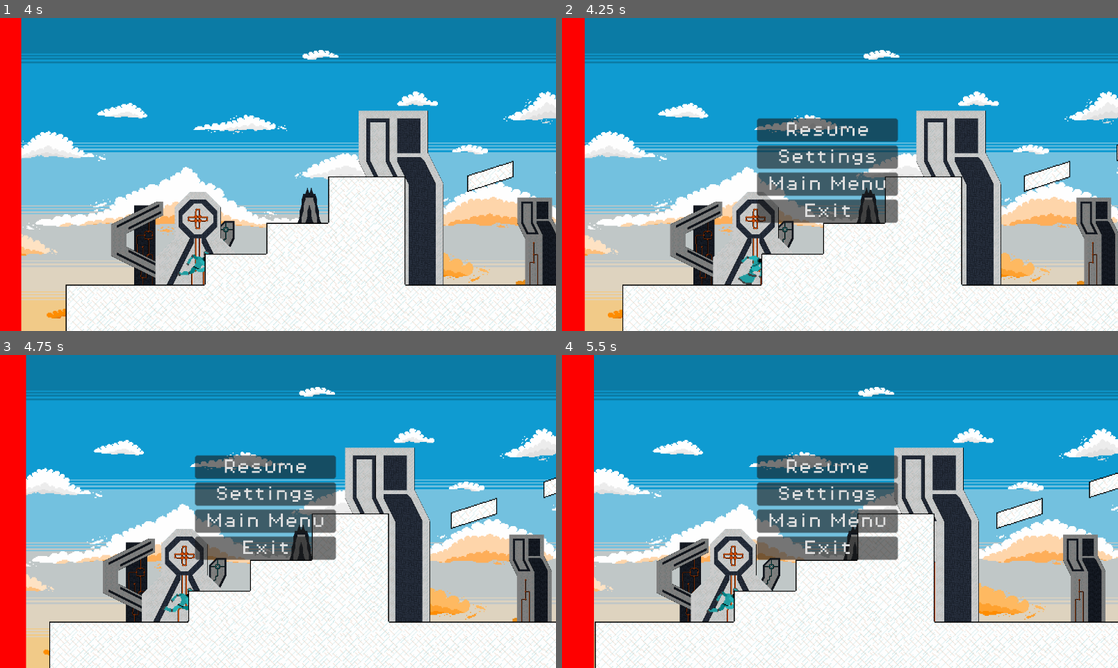
Above: before the commit, frames 1-4 (two rows, left to right).
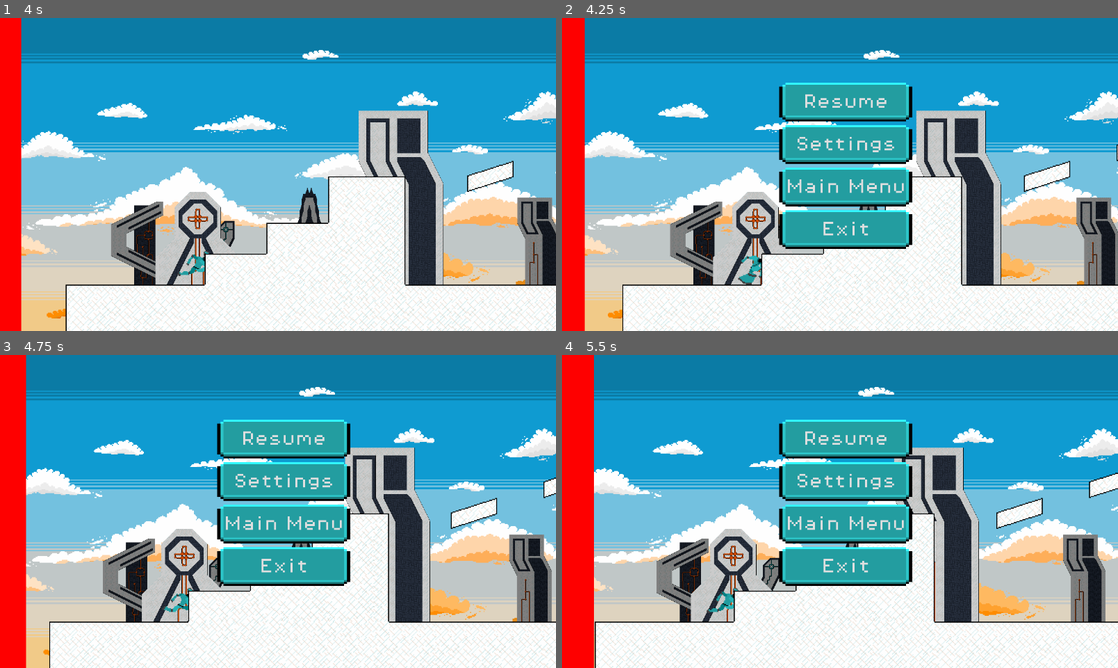
Above: after the commit, the same moments.

Repository: sublollipp/resonant_runners
Game: Godot game, scene res://Scenes/main_level_scene.tscn
Two runs of this game, one before a commit and one after it. Both use one fixed random seed, a clock stepped at 60 frames per second and the inputs below. This scene is started directly instead of the project's main scene.
Inputs:
- Up to frame 1 (4 s): tap Enter at 0.5 s; hold Right (2Right) 0.53-1.28 s; tap Down (2Crouch) at 0.6, 2.1, 3.6 s; tap Up (2Jump) at 0.77, 1.52, 3.02, 3.77 s; hold Left (2Left) 1.28-2.03 s; tap S (Crouch) at 1.35, 2.85 s; hold Right (2Right) 2.03-3.53 s; hold Left (2Left) from 3.53 s (still down)
- Up to frame 2 (4.25 s): keep holding Left (2Left); tap Q (Pause) at 4.15 s
- Up to frame 3 (4.75 s): keep holding Left (2Left); tap S (Crouch) at 4.35 s; tap Up (2Jump) at 4.52 s
- Up to frame 4 (5.5 s): keep holding Left (2Left); tap Escape at 4.9 s; tap Down (2Crouch) at 5.1 s

Frame 1 is identical in both runs. In frame 2, 14% of the frame differs, in the area x 35-63%, y 20-74%; in frame 3, 14%; in frame 4, 14%.
Error in both runs: Out of bounds get index '0' (on base: 'Array') (res://Scripts/gamescript.gd:15)

Commit message:
Pause og gameover UI

Diff:
--- a/Scenes/UI/Pause.tscn
+++ b/Scenes/UI/Pause.tscn
@@ -1,8 +1,9 @@
-[gd_scene load_steps=4 format=3 uid="uid://c4x7c8bu8xq2r"]
+[gd_scene load_steps=5 format=3 uid="uid://c4x7c8bu8xq2r"]
 
 [ext_resource type="FontFile" uid="uid://3e2nchtdogv" path="res://Assets/Fonts/PixelOperator8.ttf" id="1_0xgfl"]
 [ext_resource type="Script" uid="uid://861q68sjt3dr" path="res://Scripts/UI/pauseMenu.gd" id="1_l3r2d"]
 [ext_resource type="PackedScene" uid="uid://cgc3v7im766n3" path="res://Scenes/UI/settings.tscn" id="2_o5qyj"]
+[ext_resource type="Theme" uid="uid://d2cj50r0jvmm1" path="res://NormalButton.tres" id="3_lw4m2"]
 
 [node name="CanvasLayer" type="CanvasLayer"]
 scale = Vector2(2, 2)
@@ -18,10 +19,10 @@
 anchors_preset = 15
 anchor_right = 1.0
 anchor_bottom = 1.0
-offset_left = 115.0
-offset_top = 46.5
-offset_right = 115.0
-offset_bottom = 46.5
+offset_left = 129.0
+offset_top = 10.0
+offset_right = 129.0
+offset_bottom = 10.0
 grow_horizontal = 2
 grow_vertical = 2
 size_flags_horizontal = 4
@@ -29,33 +30,45 @@
 
 [node name="MarginContainer" type="MarginContainer" parent="Control"]
 layout_mode = 0
-offset_left = 86.5
+offset_left = 96.0
 offset_top = 57.0
-offset_right = 232.5
-offset_bottom = 137.0
+offset_right = 234.0
+offset_bottom = 155.0
 pivot_offset = Vector2(75, 39)
 
 [node name="VBoxContainer" type="VBoxContainer" parent="Control/MarginContainer"]
 layout_mode = 2
 
 [node name="ResumeButton" type="Button" parent="Control/MarginContainer/VBoxContainer"]
+custom_minimum_size = Vector2(0, 40)
 layout_mode = 2
+theme = ExtResource("3_lw4m2")
 theme_override_fonts/font = ExtResource("1_0xgfl")
+theme_override_font_sizes/font_size = 16
 text = "Resume"
 
 [node name="SettingsButton" type="Button" parent="Control/MarginContainer/VBoxContainer"]
+custom_minimum_size = Vector2(0, 40)
 layout_mode = 2
+theme = ExtResource("3_lw4m2")
 theme_override_fonts/font = ExtResource("1_0xgfl")
+theme_override_font_sizes/font_size = 16
 text = "Settings"
 
 [node name="MainButton" type="Button" parent="Control/MarginContainer/VBoxContainer"]
+custom_minimum_size = Vector2(0, 40)
 layout_mode = 2
+theme = ExtResource("3_lw4m2")
 theme_override_fonts/font = ExtResource("1_0xgfl")
+theme_override_font_sizes/font_size = 16
 text = "Main Menu"
 
 [node name="ExitButton" type="Button" parent="Control/MarginContainer/VBoxContainer"]
+custom_minimum_size = Vector2(0, 40)
 layout_mode = 2
+theme = ExtResource("3_lw4m2")
 theme_override_fonts/font = ExtResource("1_0xgfl")
+theme_override_font_sizes/font_size = 16
 text = "Exit"
 
 [connection signal="button_up" from="Control/MarginContainer/VBoxContainer/ResumeButton" to="." method="_on_resume_button_button_up"]
--- a/Scenes/UI/game_over.tscn
+++ b/Scenes/UI/game_over.tscn
@@ -1,28 +1,49 @@
-[gd_scene load_steps=2 format=3 uid="uid://dmd4xitdm5yln"]
+[gd_scene load_steps=5 format=3 uid="uid://dmd4xitdm5yln"]
 
 [ext_resource type="Script" uid="uid://c4eceknilbe0r" path="res://Scripts/UI/game_over.gd" id="1_jxkuk"]
+[ext_resource type="Texture2D" uid="uid://chs7bqnkftfqf" path="res://Assets/RRUiBackground.png" id="2_w88jv"]
+[ext_resource type="Theme" uid="uid://d2cj50r0jvmm1" path="res://NormalButton.tres" id="2_wpaxx"]
+[ext_resource type="Texture2D" uid="uid://cwi1e2ogb5yeo" path="res://Assets/RRUiStor.png" id="3_ckxb7"]
 
 [node name="Game Over" type="CanvasLayer"]
 script = ExtResource("1_jxkuk")
+
+[node name="RrUiBackground" type="Sprite2D" parent="."]
+position = Vector2(576, 325)
+scale = Vector2(2, 2)
+texture = ExtResource("2_w88jv")
+
+[node name="RrUiStor" type="Sprite2D" parent="RrUiBackground"]
+position = Vector2(3, 4)
+texture = ExtResource("3_ckxb7")
 
 [node name="VBoxContainer" type="VBoxContainer" parent="."]
 anchors_preset = 15
 anchor_right = 1.0
 anchor_bottom = 1.0
+offset_left = 517.0
+offset_top = 276.0
+offset_right = -485.0
+offset_bottom = -248.0
 grow_horizontal = 2
 grow_vertical = 2
+size_flags_vertical = 4
 
 [node name="TryAgain" type="Button" parent="VBoxContainer"]
+custom_minimum_size = Vector2(150, 60)
 layout_mode = 2
 size_flags_horizontal = 4
 size_flags_vertical = 4
-text = "TRY AGAIN"
+theme = ExtResource("2_wpaxx")
+text = "Try again"
 
 [node name="Leave" type="Button" parent="VBoxContainer"]
+custom_minimum_size = Vector2(150, 60)
 layout_mode = 2
 size_flags_horizontal = 4
 size_flags_vertical = 4
-text = "LEAVE"
+theme = ExtResource("2_wpaxx")
+text = "Leave"
 
 [connection signal="pressed" from="VBoxContainer/TryAgain" to="." method="_on_try_again_pressed"]
 [connection signal="pressed" from="VBoxContainer/Leave" to="." method="_on_leave_pressed"]
